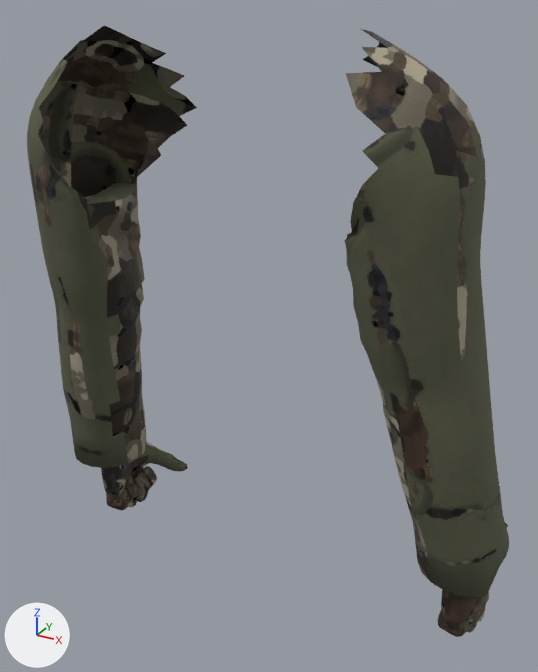
The glTF model public/models/characters/arms_t_gun.glb: old version first, new version second.
Rendered twice from a 50 mm lens placed at (0.418, -0.667, 1.496), pointed at (0.007, 0.08, 1.122). The axes (+X, +Y, +Z) are drawn at lower left. The lights are the same throughout. The first picture is the older version. Vertices at exactly the same position are counted once.

In view in the first picture: 'arms_t'.
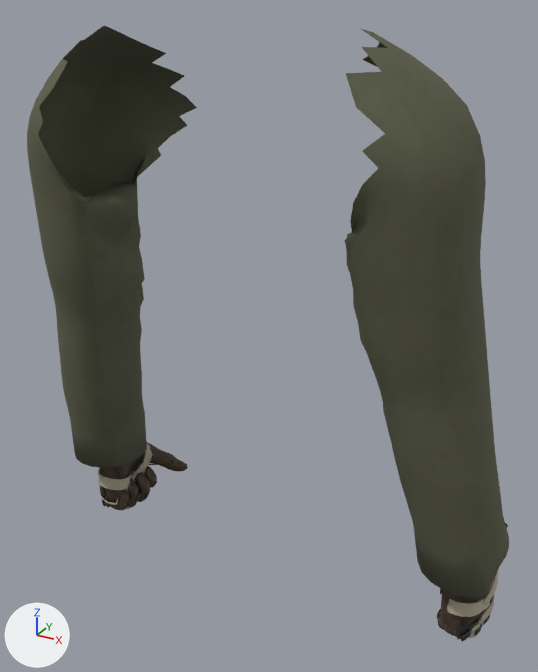
Location of each change, [x1, y1, x2, y2] in pixels of the pictures (538 x 672 px):
'arms_t', reshaped
    before: [27, 25, 509, 637]
    after: [27, 25, 509, 642]
part 1 of me_shirt, added
    after: [98, 444, 183, 510]
part 2 of me_shirt, added
    after: [437, 571, 498, 642]
part 3 of me_shirt, surface changed
    both: [29, 25, 499, 637]

The change in detail:
Material 'char_t_glove_panel' (mat_char_t_glove_panel) is new.
Uses the picture img_t_basecolor.
Uses the picture img_t_normal.
Uses the picture img_t_orm.
Material 'char_t_glove_pad' (mat_char_t_glove_pad) is new.
Uses the picture img_t_basecolor.
Uses the picture img_t_normal.
Uses the picture img_t_orm.
Material 'char_t_glove_seam' (mat_char_t_glove_seam) is new.
Uses the picture img_t_basecolor.
Uses the picture img_t_normal.
Uses the picture img_t_orm.
Material 'char_t_glove_cuff' (mat_char_t_glove_cuff) is new.
Uses the picture img_t_basecolor.
Uses the picture img_t_normal.
Uses the picture img_t_orm.
Material 'char_t_glove_palm' (mat_char_t_glove_palm) is new.
Uses the picture img_t_basecolor.
Uses the picture img_t_normal.
Uses the picture img_t_orm.
Material 'char_t_glove_wrap' (mat_char_t_glove_wrap) is new.
Uses the picture img_t_basecolor.
Uses the picture img_t_normal.
Uses the picture img_t_orm.
Material 'char_t_glove_knuckle' (mat_char_t_glove_knuckle) is new.
Uses the picture img_t_basecolor.
Uses the picture img_t_normal.
Uses the picture img_t_orm.
me_shirt is used by ob_arms_t; location (0.0, 0.0, 0.0).
me_shirt had 4537 vertices, 8914 faces and spanned x -0.326..0.326, y -0.073..0.201, z 0.715..1.48.
me_shirt now has 10178 vertices, 20020 faces and spans x -0.326..0.326, y -0.073..0.201, z 0.715..1.48.
me_shirt part 1: 2823 vertices added at x -0.314..-0.201, y 0.056..0.179, z 0.748..0.916.
me_shirt part 2: 2818 vertices added at x 0.224..0.314, y 0.054..0.199, z 0.716..0.911.
me_shirt part 3: 8913 kept faces spanning x -0.326..0.326, y -0.073..0.201, z 0.715..1.48 get new texture (UV) coordinates.
me_shirt gains material mat_char_t_glove_knuckle.
me_shirt gains material mat_char_t_glove_cuff.
me_shirt gains material mat_char_t_glove_seam.
me_shirt gains material mat_char_t_glove_wrap.
me_shirt gains material mat_char_t_glove_palm.
me_shirt gains material mat_char_t_glove_pad.
me_shirt gains material mat_char_t_glove_panel.
